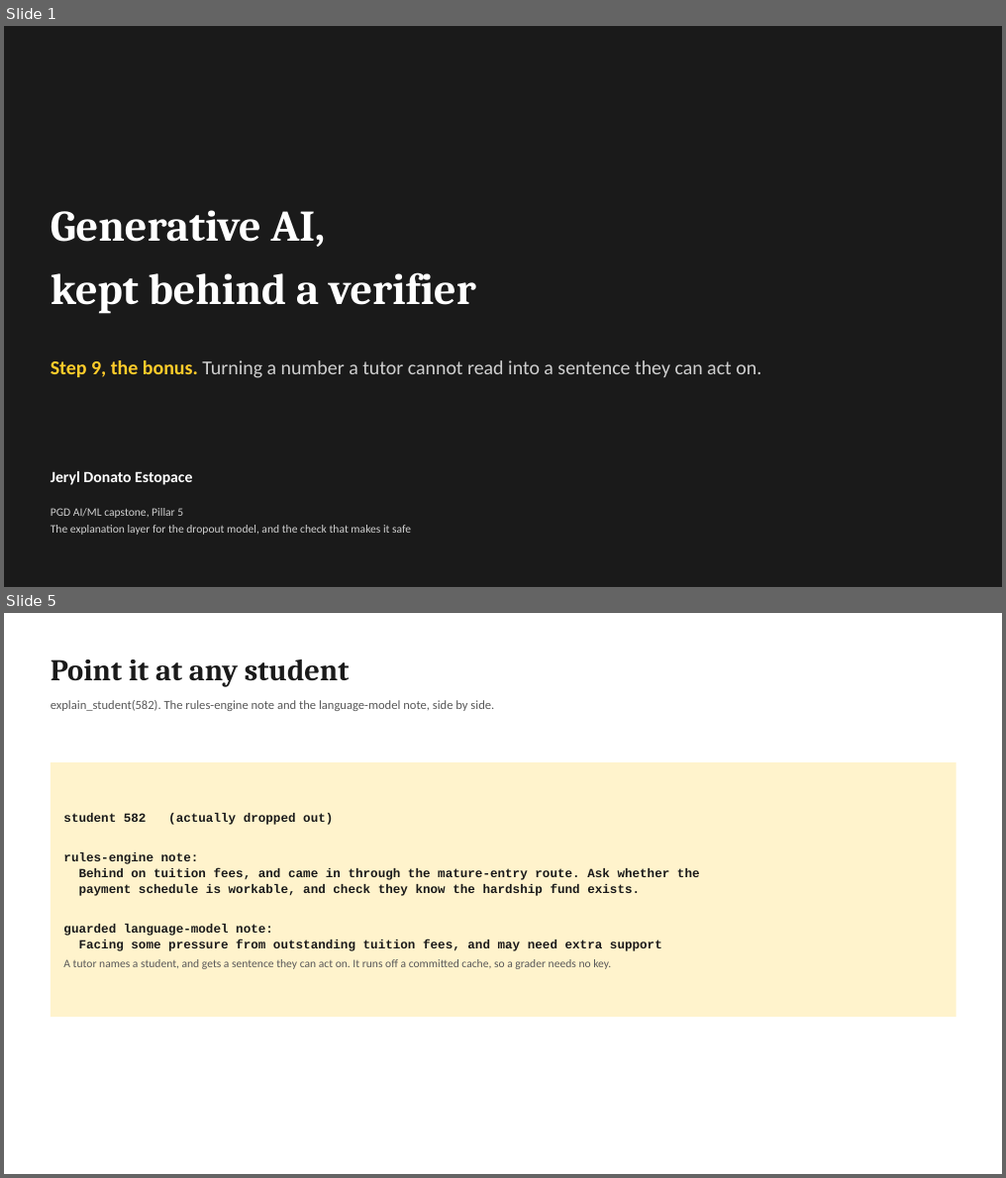
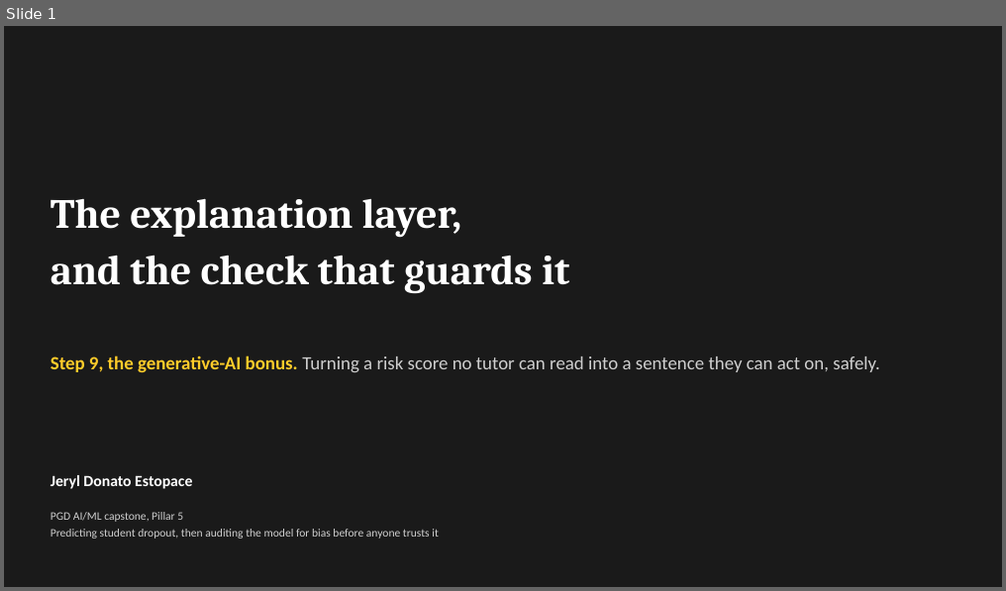
Before and after one commit to jeryldev/pgdaiml-capstone, a slide deck: presentations/genai_bonus.pptx. Shown one above the other, each under a label of ours: slides 1 and 5 before the commit, slide 1 after it; the slides between them are not shown. The pictures are 1006x1178 and 1006x591 pixels, drawn with LibreOffice and Linux fonts; fonts in the diff are those of the drawing. Boxes give left, top, right and bottom in pixels: in the first picture for what was removed or moved away, otherwise in the second. Text is boxed around its words. In the diff, an @@ line names an element or a change of style, - is before the commit and + after.

Commit message:
feat: rebuild genai bonus deck

```diff
--- a/presentations/genai_bonus.pptx
+++ b/presentations/genai_bonus.pptx
@@ slide 5 removed at <box>4,613,1002,1174</box>, background #FFFFFF @@
@@ text removed at <box>51,660,350,687</box> @@
-Point it at any student
@@ text removed at <box>51,700,494,711</box> @@
-explain_student(582). The rules-engine note and the language-model note, side by side.
@@ rectangle removed at <box>51,762,956,1017</box> @@
-student 582 (actually dropped out)
-rules-engine note:
-Behind on tuition fees, and came in through the mature-entry route. Ask whether the
-payment schedule is workable, and check they know the hardship fund exists.
-guarded language-model note:
-Facing some pressure from outstanding tuition fees, and may need extra support
-A tutor names a student, and gets a sentence they can act on. It runs off a committed cache, so a grader needs no key.
@@ slide 1 changed as well @@
@@ text at <box>51,198,569,294</box>: text changed; size 42 to 40 pt @@
-Generative AI,
-kept behind a verifier
+The explanation layer,
+and the check that guards it
@@ text at <box>51,356,879,373</box>: text changed; size 19 to 18 pt @@
-Step 9, the bonus. Turning a number a tutor cannot read into a sentence they can act on.
+Step 9, the generative-AI bonus. Turning a risk score no tutor can read into a sentence they can act on, safely.
@@ text "Jeryl Donato Estopace": place and size @@
-text "Jeryl Donato Estopace" at <box>51,472,192,485</box>
+text "Jeryl Donato Estopace" at <box>51,475,192,489</box>
@@ text at <box>51,529,439,539</box>: text changed @@
-The explanation layer for the dropout model, and the check that makes it safe
+Predicting student dropout, then auditing the model for bias before anyone trusts it
```
Also in this commit, not shown: 1 other slide changed, 6 slides added, 3 other slides removed, 5 other files.
